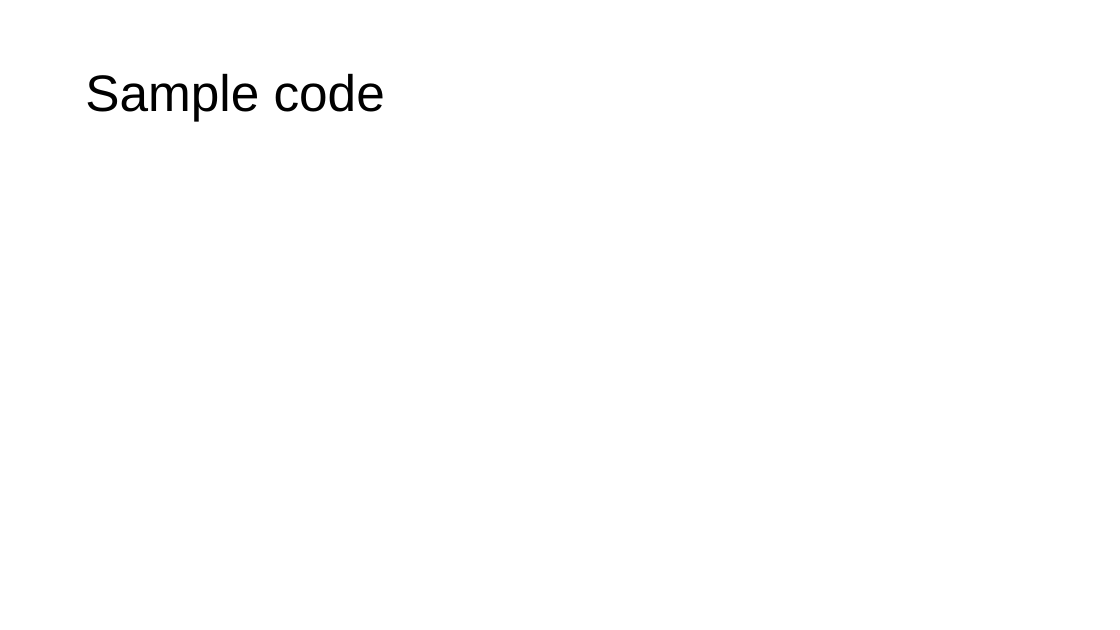
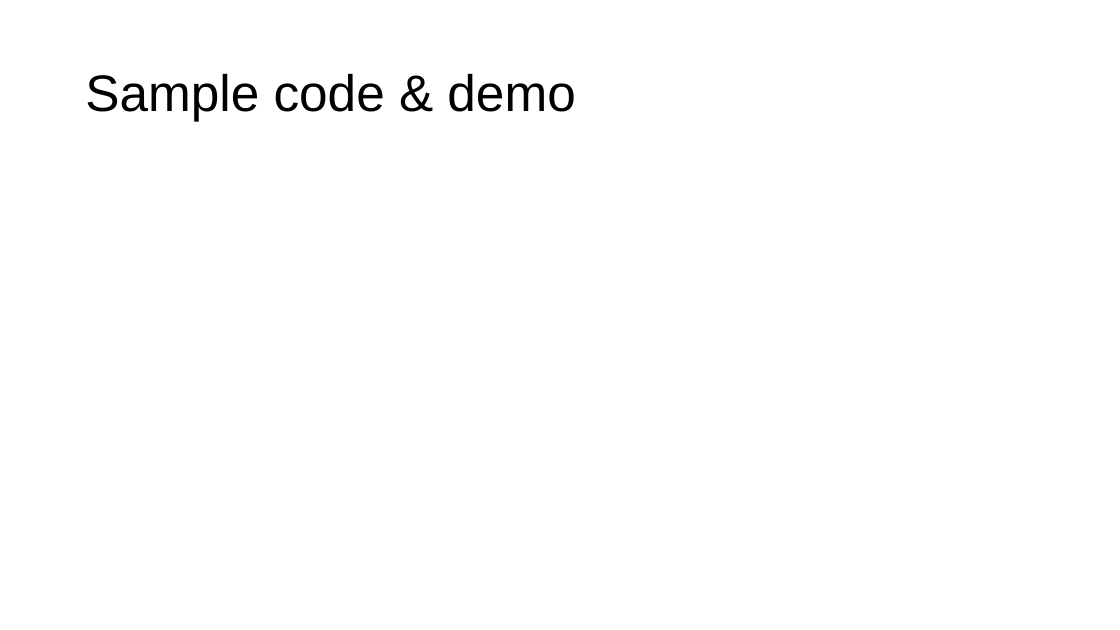
Before and after one commit to ngsrinivas/coursegen, a slide deck: slide 28 of ex/552-S24/staging/552-S24/lectures/03-transport-intro.pptx. Drawn at 1120x630 pixels with LibreOffice and Linux fonts; fonts in the diff are those of the drawing. Boxes give left, top, right and bottom in pixels: in the first picture for what was removed or moved away, otherwise in the second. Text is boxed around its words. In the diff, an @@ line names an element or a change of style, - is before the commit and + after.

```diff
--- a/ex/552-S24/staging/552-S24/lectures/03-transport-intro.pptx
+++ b/ex/552-S24/staging/552-S24/lectures/03-transport-intro.pptx
@@ title at (85,73,575,121): text changed @@
-Sample code
+Sample code & demo
```
Also in this commit, not shown: 11 slides removed, 1 other file.
